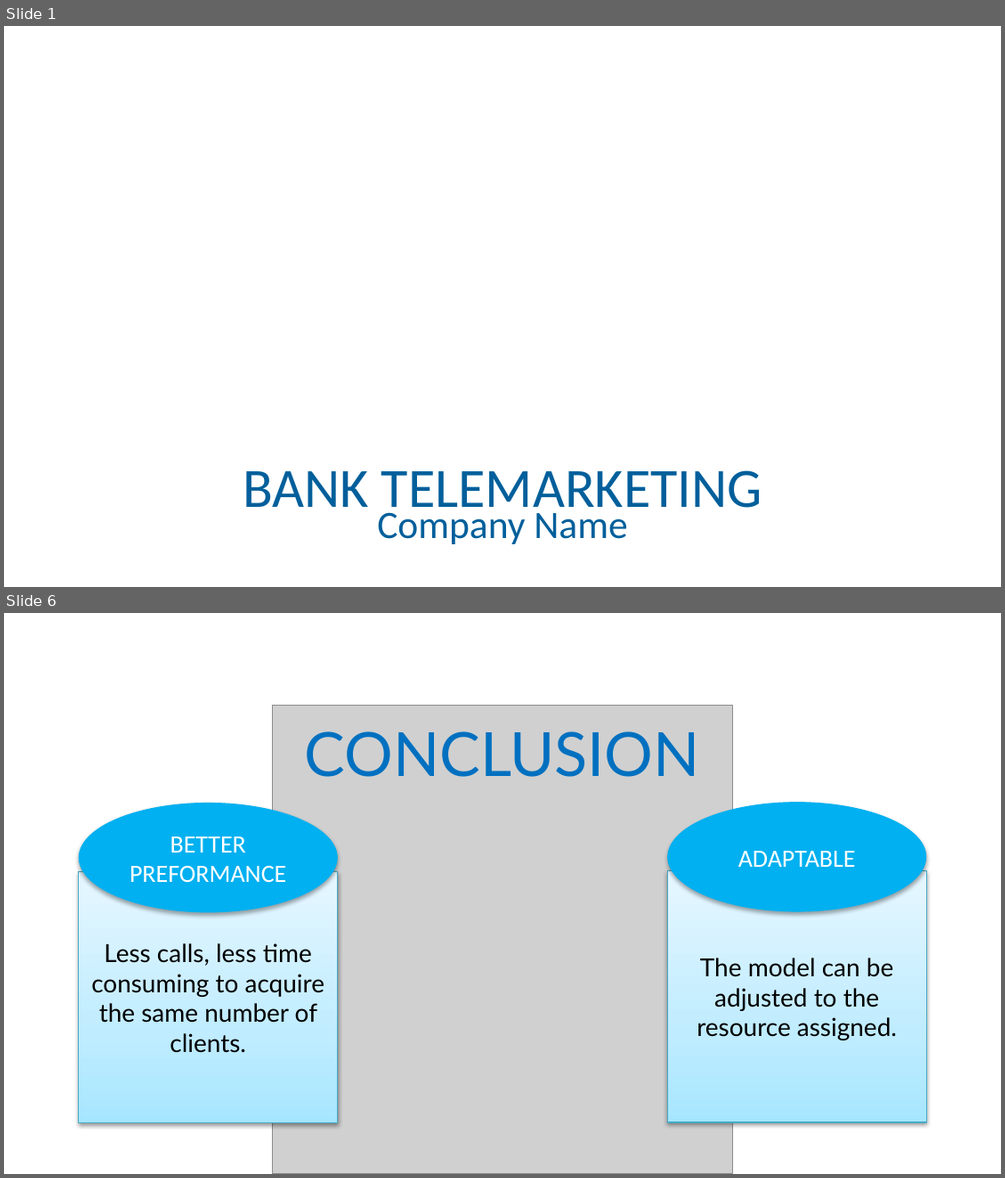
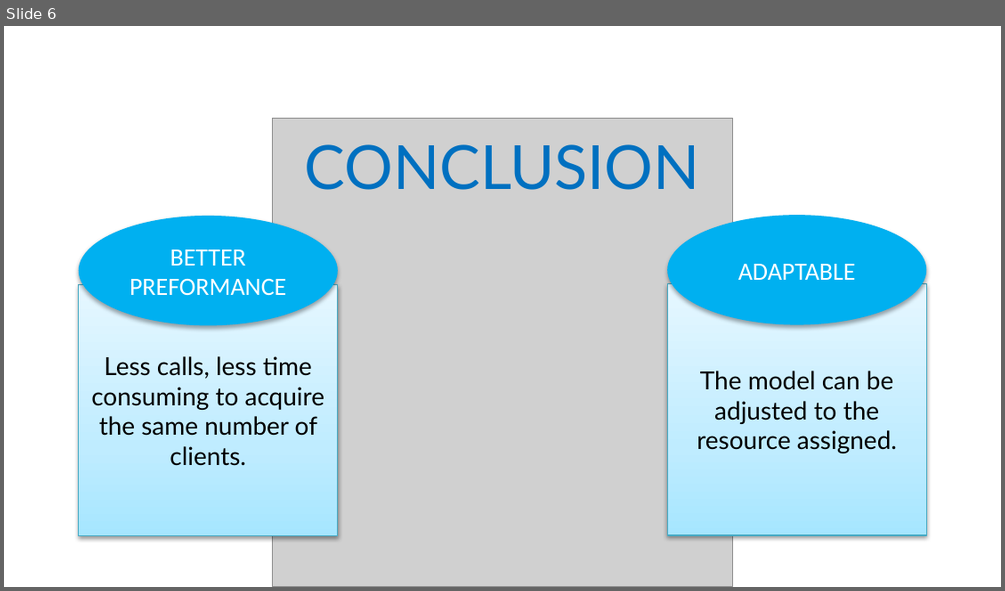
Before and after one commit to NicoBierti/Bank-Marketing-Data-Science, a slide deck: BANK TELEMARKETING.pptx. Shown one above the other, each under a label of ours: slides 1 and 6 before the commit, slide 6 after it; the slides between them are not shown. The pictures are 1005x1178 and 1005x591 pixels, drawn with LibreOffice and Linux fonts; fonts in the diff are those of the drawing; grey boxes stand for pictures; background and template pictures are left out. Boxes give left, top, right and bottom in pixels: in the first picture for what was removed or moved away, otherwise in the second. Text is boxed around its words. In the diff, an @@ line names an element or a change of style, - is before the commit and + after.

```diff
--- a/BANK TELEMARKETING.pptx
+++ b/BANK TELEMARKETING.pptx
@@ slide 1 removed at (x1=4, y1=26, x2=1001, y2=587), background picture (left out) @@
@@ title removed at (x1=243, y1=470, x2=762, y2=520) @@
-BANK TELEMARKETING
@@ subtitle removed at (x1=377, y1=506, x2=627, y2=544) @@
-Company Name
```
Also in this commit, not shown: 4 slides changed, 2 slides added, 1 other slide removed, 2 other files.
